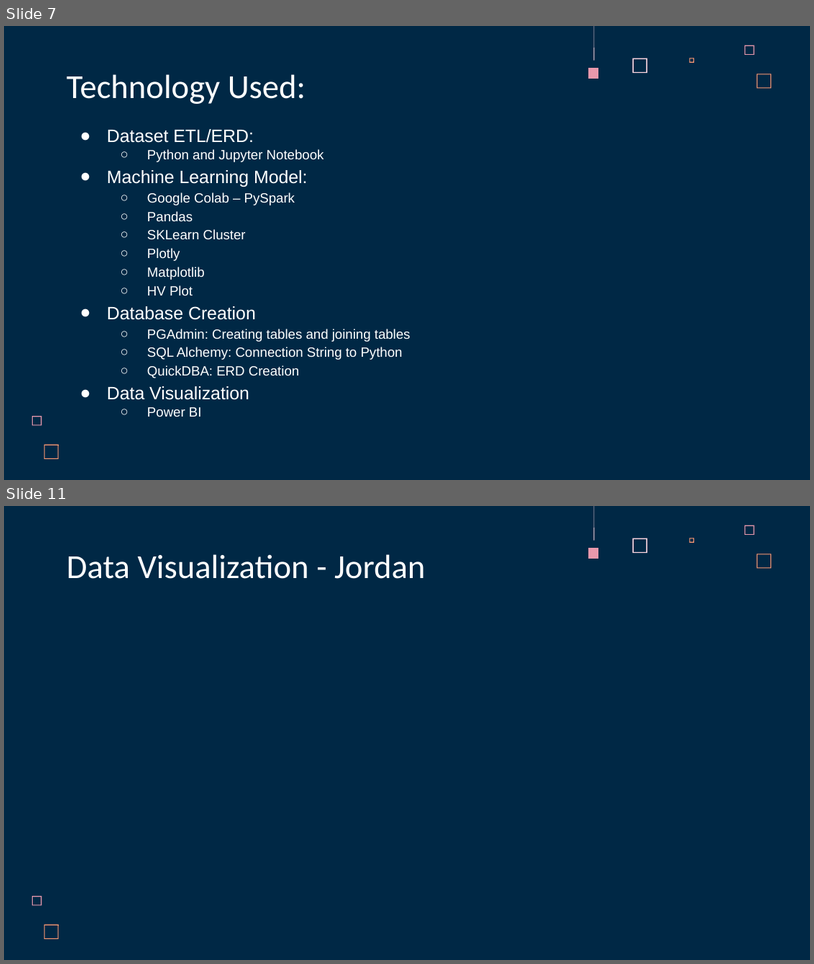
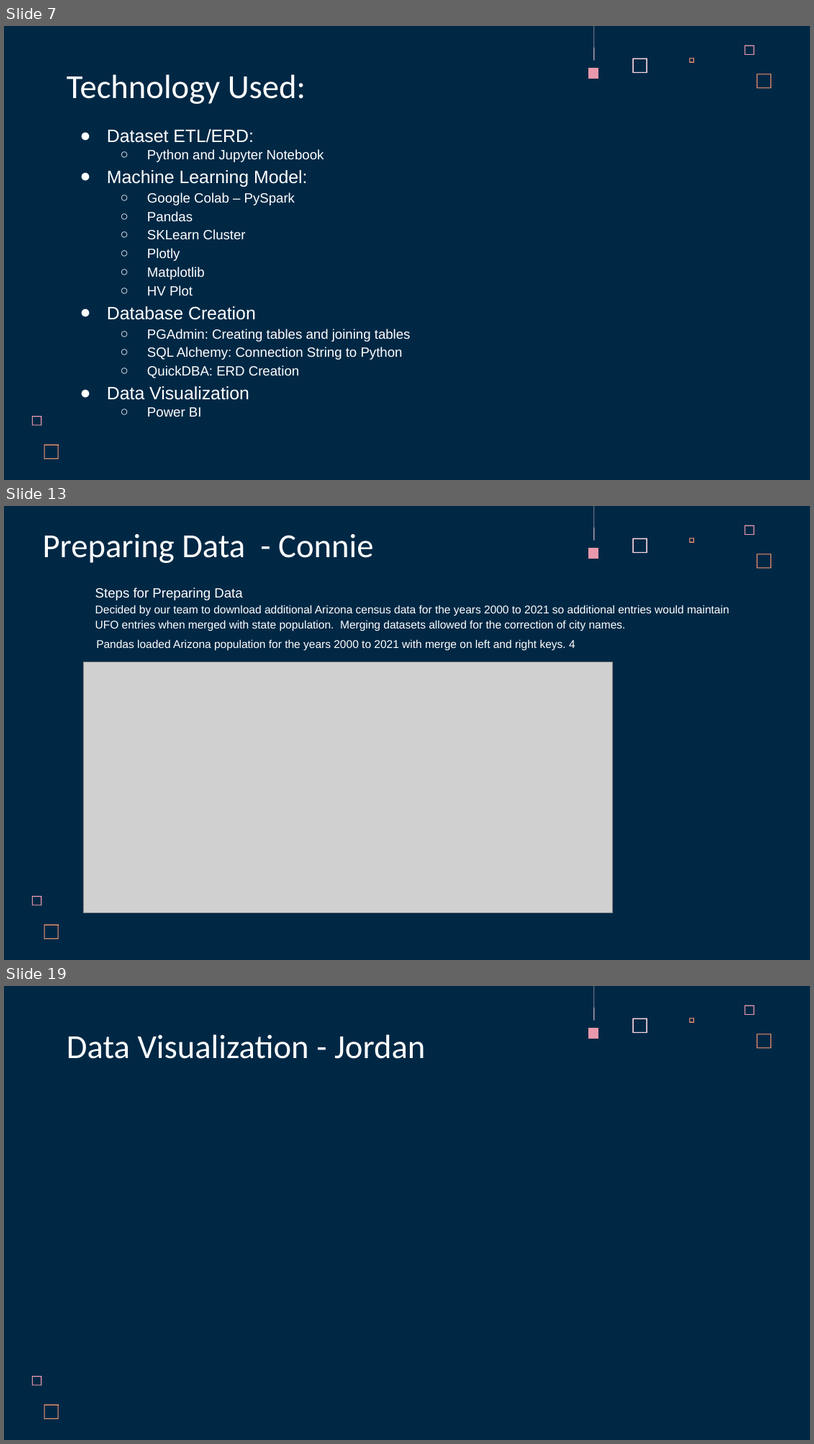
Before and after one commit to acegal1/Group1_Final_Project, a slide deck: _Group 1 Final Project Presentation - UFO Sightings in Arizona.pptx. Shown one above the other, each under a label of ours: slides 7 and 11 before the commit, slides 7, 13 and 19 after it; the slides between them are not shown. The pictures are 814x964 and 814x1444 pixels, drawn with LibreOffice and Linux fonts; fonts in the diff are those of the drawing; grey boxes stand for pictures. Boxes give left, top, right and bottom in pixels: in the first picture for what was removed or moved away, otherwise in the second. Text is boxed around its words. In the diff, an @@ line names an element or a change of style, - is before the commit and + after.

```diff
--- a/_Group 1 Final Project Presentation - UFO Sightings in Arizona.pptx
+++ b/_Group 1 Final Project Presentation - UFO Sightings in Arizona.pptx
@@ slide 13 added at [4,506,810,960], background #002845; not listed: 8 template elements that a slide beside it also shows @@
@@ title added at [43,534,373,563], 30 pt, text #FFFFFF @@
+Preparing Data - Connie
@@ text added at [95,587,730,631], 10 pt, text #FFFFFF @@
+Steps for Preparing Data
+Decided by our team to download additional Arizona census data for the years 2000 to 2021 so additional entries would maintain UFO entries when merged with state population. Merging datasets allowed for the correction of city names.
@@ text added at [96,639,576,650], 10 pt, text #FFFFFF @@
+Pandas loaded Arizona population for the years 2000 to 2021 with merge on left and right keys. 4
@@ picture added at [84,662,613,912] @@
@@ what was slide 11 is now slide 19 @@
```
Also in this commit, not shown: 2 slides changed, 8 other slides added, 1 slide removed.
